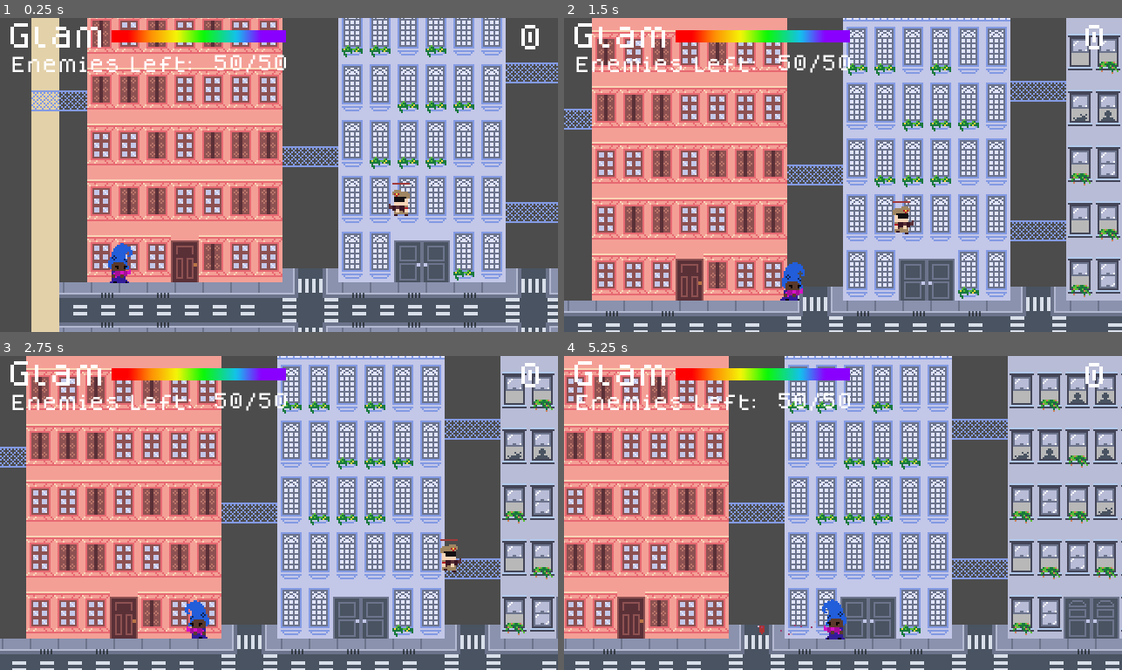
Above: before the commit, frames 1-4 (two rows, left to right).
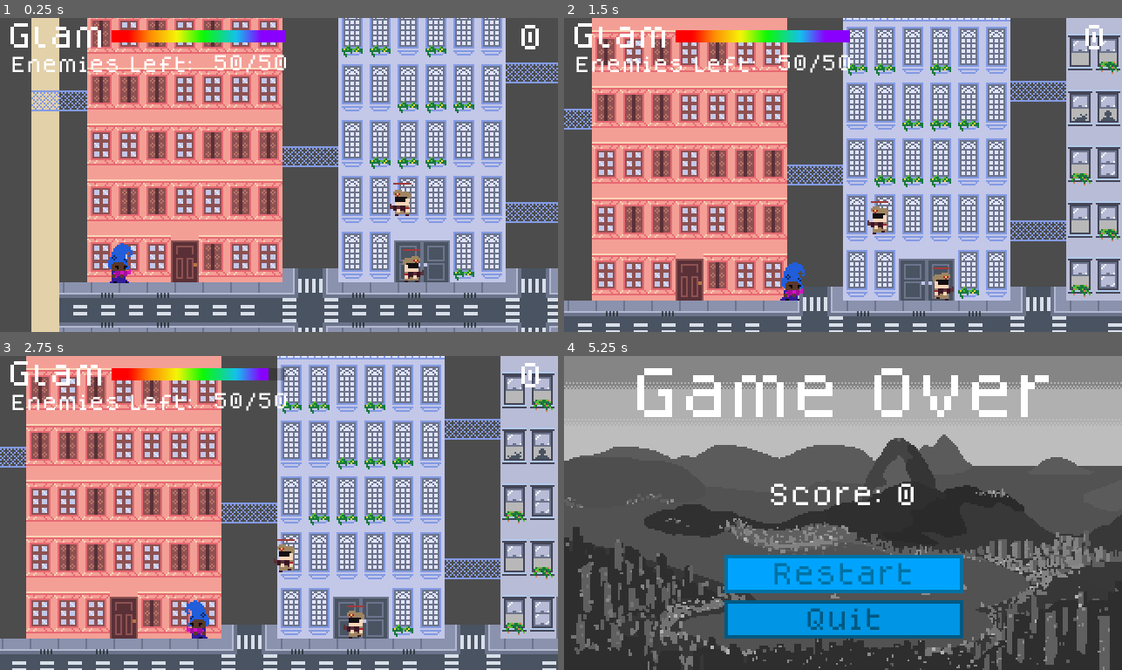
Above: after the commit, the same moments.

Repository: hamiltonromualdo/bring-ur-glam
Game: Godot game, scene res://src/Levels/EndGame.tscn
Two runs of this game, one before a commit and one after it. Both use one fixed random seed, a clock stepped at 60 frames per second and the inputs below. This scene is started directly instead of the project's main scene. Sound files missing from this copy of the repository are replaced by a short silence.
Inputs (mouse positions are in pixels of both pictures, inside the frame that each line leads up to):
- Up to frame 1 (0.25 s): no input
- Up to frame 2 (1.5 s): tap Enter (ui_accept) at 0.5, 0.77 s; move the mouse to (965, 159) at 0.52 s; hold Right (ui_right) from 0.53 s (still down); move the mouse to (731, 190) at 1.27 s
- Up to frame 3 (2.75 s): tap Enter (ui_accept) at 1.52 s; move the mouse to (334, 443) at 2.02 s; release Right (ui_right) at 2.03 s; hold Left (ui_left) from 2.03 s (still down)
- Up to frame 4 (5.25 s): move the mouse to (815, 575) at 2.77 s; release Left (ui_left) at 2.78 s; hold Right (ui_right) 2.78-4.28 s; tap Enter (ui_accept) at 3.02, 3.77, 4.52 s; move the mouse to (1010, 560) at 3.52 s; move the mouse to (675, 465) at 4.27 s; hold Left (ui_left) 4.28-5 s; click (843, 572) at 5 s, where only the run after the commit has a clickable "Restart"

The runs differ from the first frame. In frame 1, 0.3% of the frame differs, in the area x 69-76%, y 52-85%; in frame 2, 0.7%; in frame 3, 0.9%; in frame 4, 91%, in the area x 0-100%, y 0-100%.

Commit message:
Setting enemy specs to get stronger with num enemies killed in end game

Diff:
--- a/bring_ur_glam/src/Levels/EndGame.gd
+++ b/bring_ur_glam/src/Levels/EndGame.gd
@@ -11,7 +11,23 @@
 var Enemy = load("res://src/Actors/Enemy.tscn")
 var enemiesLeft = totalEnemies
 var liveEnemies = 0
+var enemiesSpawned = 0
 var rng = RandomNumberGenerator.new()
+
+
+func linear_interpolate(from: float, to: float, inclination: float) -> float:
+    return from + (to - from) * inclination
+
+
+# Enemies get increasingly more difficult with spawn number.
+# Here we use linear interpolation in ranges for each setting
+func set_enemy_spec(enemy: Enemy) -> void:
+    # Forcing float division by making one of te arguments a float
+    var inclination = float(enemiesSpawned)/(totalEnemies - 1)
+
+    enemy.HP = int(round(linear_interpolate(1, 4, inclination)))
+    enemy.SPEED = linear_interpolate(10, 75, inclination)
+    enemy.SHOOTING_INTERVAL = linear_interpolate(1.2, 0.6, inclination)
 
 
 func _on_enemyDied() -> void:
@@ -33,8 +49,8 @@
 
 
 func enemies_to_spawn() -> int:
-    var enemiesKilled = totalEnemies - enemiesLeft
-    var enemiesThatShouldBeOnScreen = 4 if enemiesKilled <= 1 else int(ceil(4 * log(enemiesKilled) / log(2)))
+    var inclination = float(enemiesSpawned)/(totalEnemies - 1)
+    var enemiesThatShouldBeOnScreen = int(round(linear_interpolate(5, 10, inclination)))
     return int(clamp(enemiesThatShouldBeOnScreen - liveEnemies, 0, enemiesLeft))
 
 
@@ -85,14 +101,22 @@
 func instance_enemy() -> void:
     if liveEnemies < enemiesLeft:
         var enemy = Enemy.instance()
-        enemy.SHOOTING_INTERVAL = rng.randf_range(0.6, 1.2)
-        enemy.SPEED = rng.randi_range(1, 75)
-        enemy.HP = rng.randi_range(1, 4)
+        set_enemy_spec(enemy)
+        enemy.set_global_position(get_new_enemy_position())
+        enemy.connect("died", self, "_on_enemyDied")
+
         add_child(enemy)
         liveEnemies += 1
+        enemiesSpawned += 1
 
-        enemy.set_global_position(get_new_enemy_position())
-        enemy.connect("died", self, "_on_enemyDied")
+        print(
+            "Instanced enemy {num} with HP: {hp} Speed: {speed} Shooting Interval {shoot}".format({
+                "num": enemiesSpawned,
+                "hp": enemy.HP,
+                "speed": enemy.SPEED,
+                "shoot": enemy.SHOOTING_INTERVAL
+            })
+        )
 
 
 func check_and_instance_enemies():
